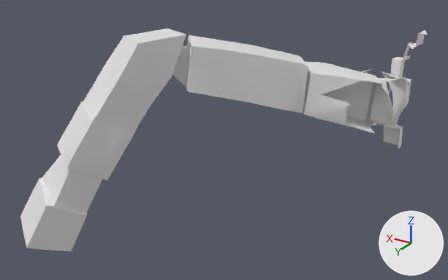
One commit to the OBJ model src/main/resources/assets/kn8/meshes/trichonephila/leg_right_1.obj: the scene before it, then after it.
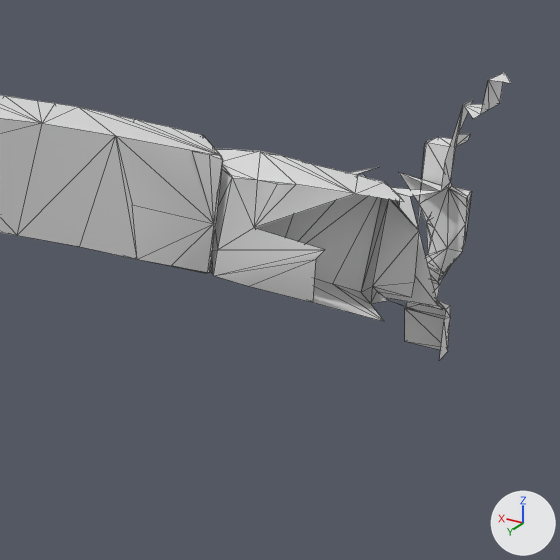
There are two pictures of each version: one whole from a 50 mm camera at (-0.53, 4.08, 2.33) aimed at (1.44, 0.8, 0.68), one close up on the part from 48% to 100% of the width and 0% to 83% of the height. Every picture has the same lights, and +X, +Y and +Z are marked at lower right. The first two pictures are the older version. The close-ups show mesh edges as thin lines. Where no turn or scale is listed for an object, it has been applied to the vertices. Vertices at exactly the same position are counted once.

In view in the first close-up: 'leg_right_1'.
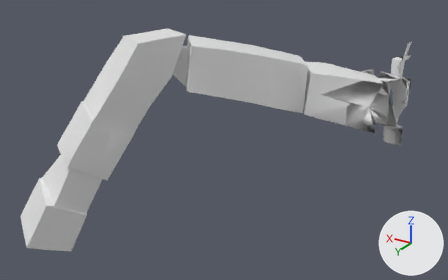
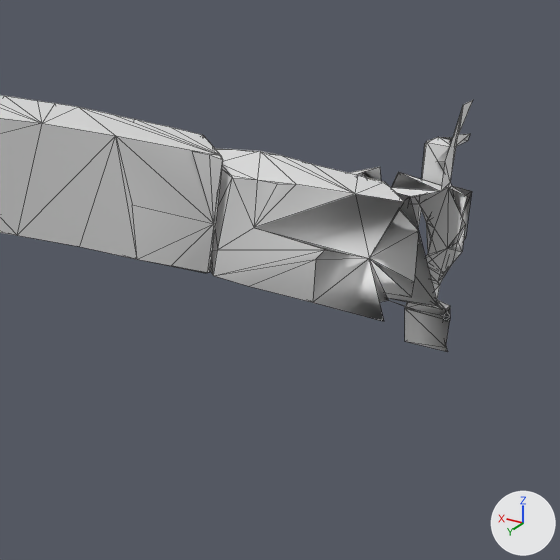
Scene script edits in JSON lines:
```json
{"block": "me_leg_right_1", "where": "# used by ob_leg_right_1; location = (0.0, 0.0, 0.0)"}
{"op": "remove", "block": "me_leg_right_1", "code": "me_leg_right_1.from_pydata(...)  # 364 vertices, 653 faces; spans x 0.39..2.58, y -0.23..1.83, z 0.01..1.43"}
{"op": "add", "block": "me_leg_right_1", "code": "me_leg_right_1.from_pydata(...)  # 361 vertices, 697 faces; spans x 0.47..2.58, y -0.23..1.83, z 0.01..1.43"}
{"block": "me_leg_right_1", "change": "me_leg_right_1 part 1"}
{"block": "me_leg_right_1", "change": "12 vertices are removed from x 0.39..0.49, y -0.19..0.09, z 0.53..1.37"}
{"block": "me_leg_right_1", "change": "27 faces are deleted"}
{"block": "me_leg_right_1", "change": "8 vertices are added at x 0.49..0.7, y -0.14..0.31, z 0.61..1.16"}
{"block": "me_leg_right_1", "change": "68 new faces join them"}
{"block": "me_leg_right_1", "change": "other edits to the shape of me_leg_right_1 do not show in these pictures"}
```

Changed parts and their boxes [x1, y1, x2, y2] in the close-ups (560 x 560 px):
```json
{"object": "leg_right_1", "change": "reshaped", "before": [0, 72, 511, 361], "after": [0, 95, 473, 351]}
{"part": 1, "of": "me_leg_right_1", "change": "built on", "before": [439, 72, 511, 361], "after": [255, 137, 472, 349]}
```
